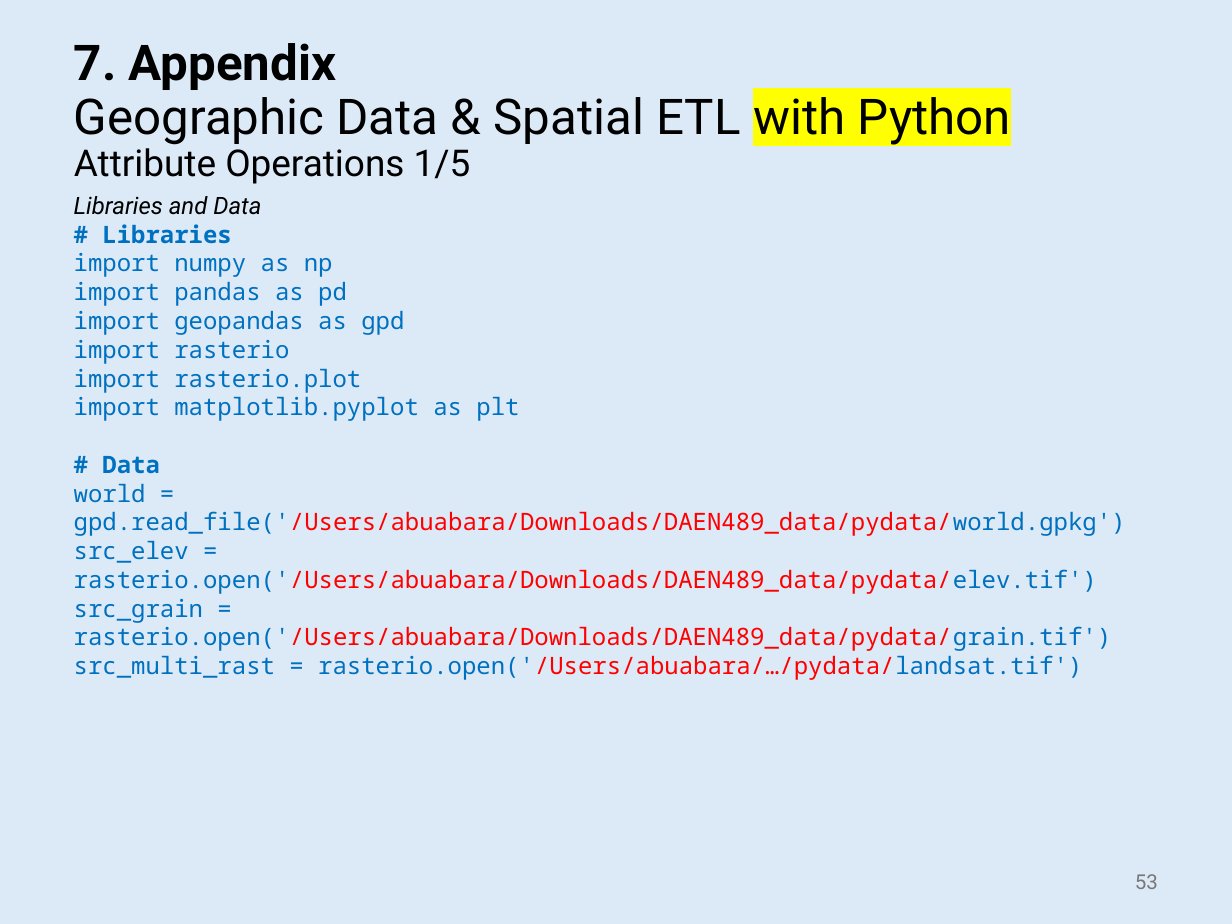
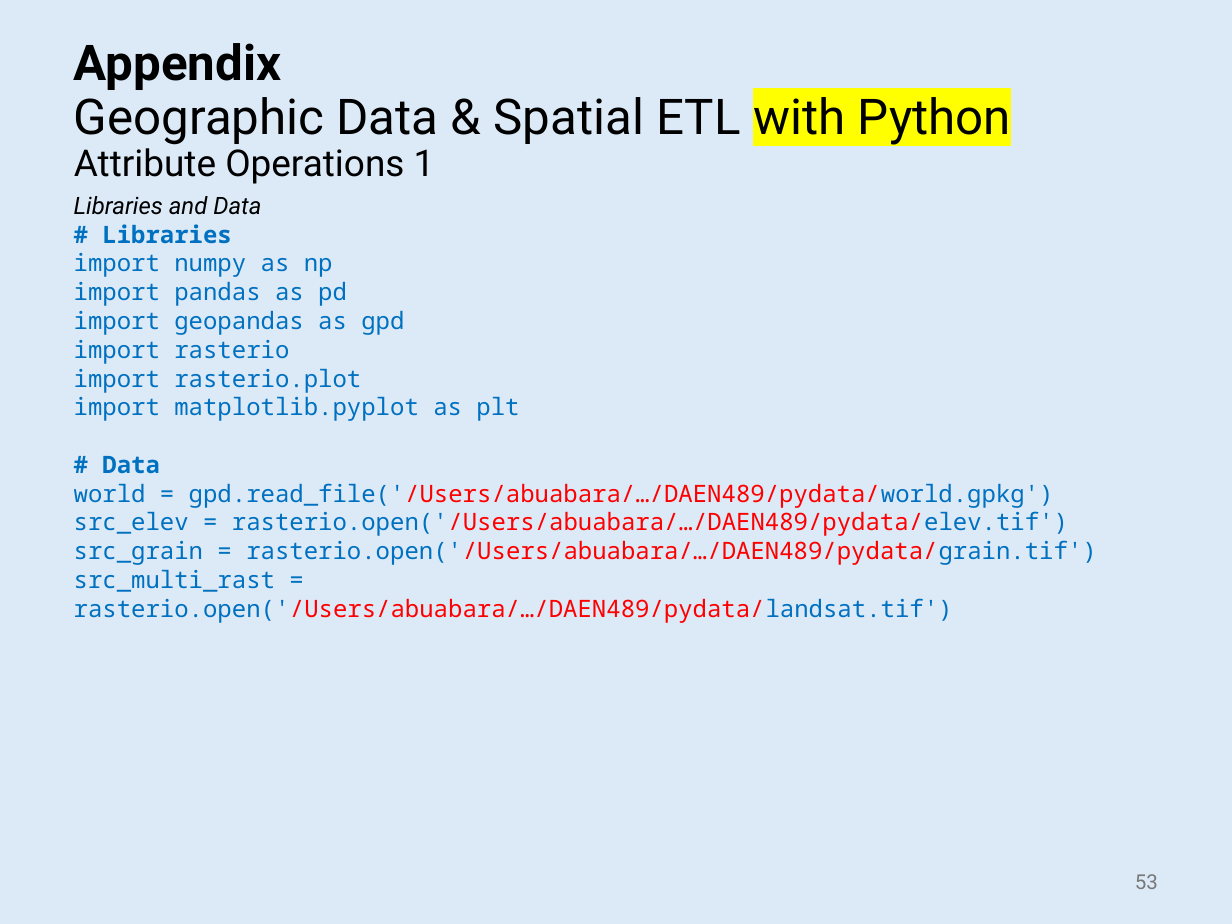
Before and after one commit to abuabara/abuabara.github.io, a slide deck: slide 53 of DAEN489S26/week2_slides.pptx. Drawn at 1232x924 pixels with LibreOffice and Linux fonts; fonts in the diff are those of the drawing. Boxes give left, top, right and bottom in pixels: in the first picture for what was removed or moved away, otherwise in the second. Text is boxed around its words. In the diff, an @@ line names an element or a change of style, - is before the commit and + after.

```diff
--- a/DAEN489S26/week2_slides.pptx
+++ b/DAEN489S26/week2_slides.pptx
@@ title at (74, 43, 1011, 184): text changed @@
-7. Appendix
-Geographic Data & Spatial ETL with Python
-Attribute Operations 1/5
+Appendix
+Geographic Data & Spatial ETL with Python
+Attribute Operations 1
@@ text at (74, 483, 1096, 623): text changed; text colour #FF0000 to #0070C0 @@
-world = gpd.read_file('/Users/abuabara/Downloads/DAEN489_data/pydata/world.gpkg')
-src_elev = rasterio.open('/Users/abuabara/Downloads/DAEN489_data/pydata/elev.tif')
-src_grain = rasterio.open('/Users/abuabara/Downloads/DAEN489_data/pydata/grain.tif')
-src_multi_rast = rasterio.open('/Users/abuabara/…/pydata/landsat.tif')
+world = gpd.read_file('/Users/abuabara/…/DAEN489/pydata/world.gpkg')
+src_elev = rasterio.open('/Users/abuabara/…/DAEN489/pydata/elev.tif')
+src_grain = rasterio.open('/Users/abuabara/…/DAEN489/pydata/grain.tif')
+src_multi_rast = rasterio.open('/Users/abuabara/…/DAEN489/pydata/landsat.tif')
```
Also in this commit, not shown: 21 other slides changed, 1 other file.
